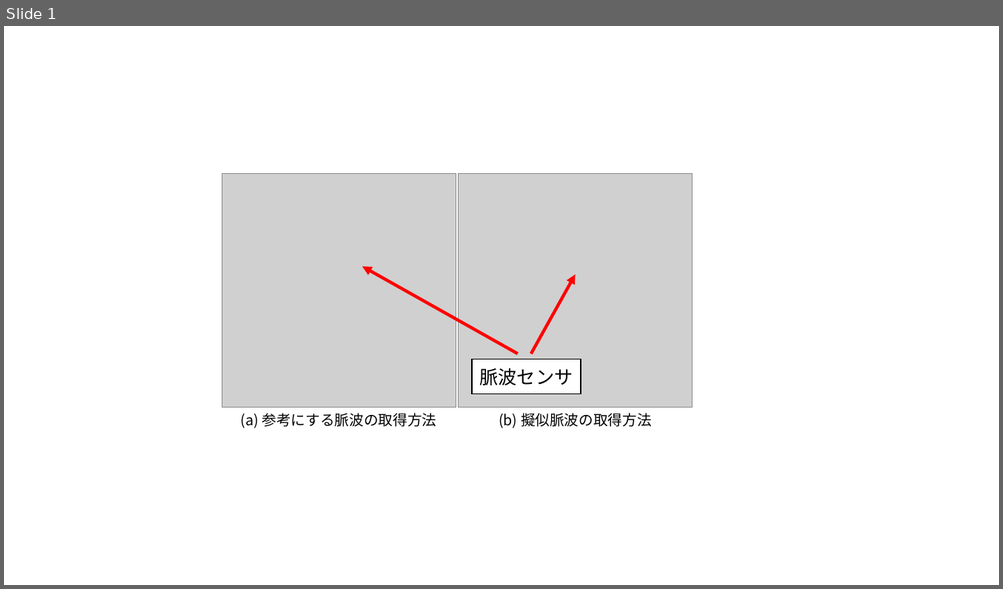
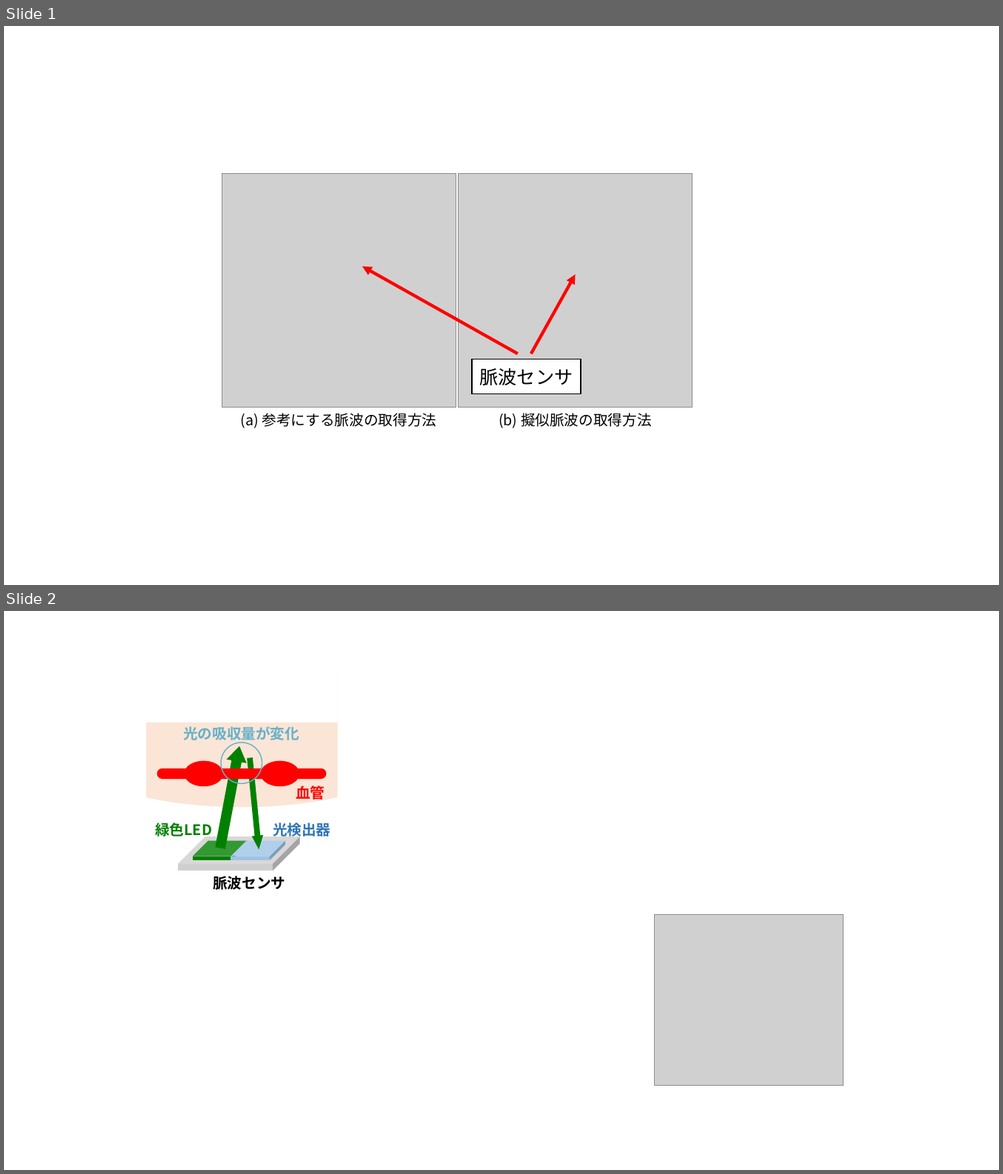
Before and after one commit to a2h1r0/lab, a slide deck: paper/pulse/figures/figures.pptx. Shown one above the other, each under a label of ours: slide 1 before the commit, slides 1 and 2 after it. The pictures are 1003x589 and 1003x1174 pixels, drawn with LibreOffice and Linux fonts; fonts in the diff are those of the drawing; grey boxes stand for pictures. Boxes give left, top, right and bottom in pixels: in the first picture for what was removed or moved away, otherwise in the second. Text is boxed around its words. In the diff, an @@ line names an element or a change of style, - is before the commit and + after.

```diff
--- a/paper/pulse/figures/figures.pptx
+++ b/paper/pulse/figures/figures.pptx
@@ slide 2 added at (4,611,999,1170), background #FFFFFF @@
@@ group added at (39,658,444,890): 5 texts, 4 ellipses, 3 cubes, 3 rectangles, 2 right arrows, 1 rounded rectangle @@
+脈波センサ
+緑色LED
+光検出器
+血管
+光の吸収量が変化
@@ picture added at (654,914,842,1085) @@
```
Also in this commit, not shown: 2 other files.
